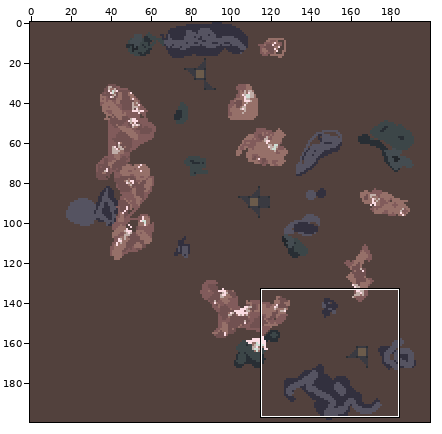
One commit to this sprite sheet: maps/sixth.png. Above, an overview of the earlier version with the close-up marked.
Close-up. Before the commit:
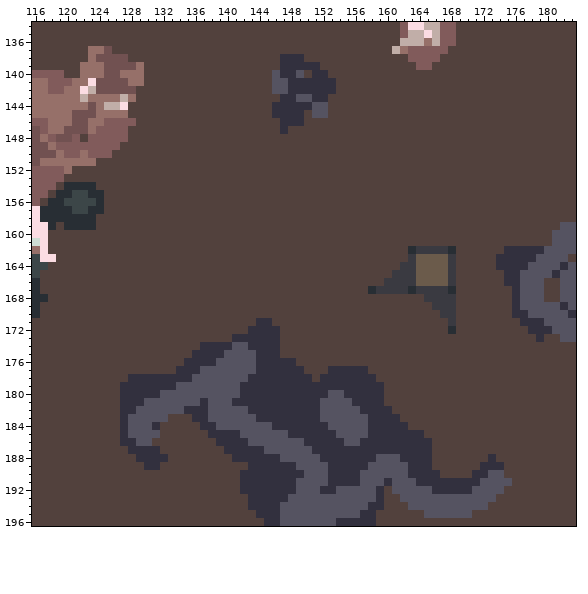
The file is 200x200 pixels. Colours within 5 levels of each other are drawn and written as one. Shown: x 116..183, y 134..196. The commit also changed other parts of the picture, which this record leaves out.
The same view after the edit:
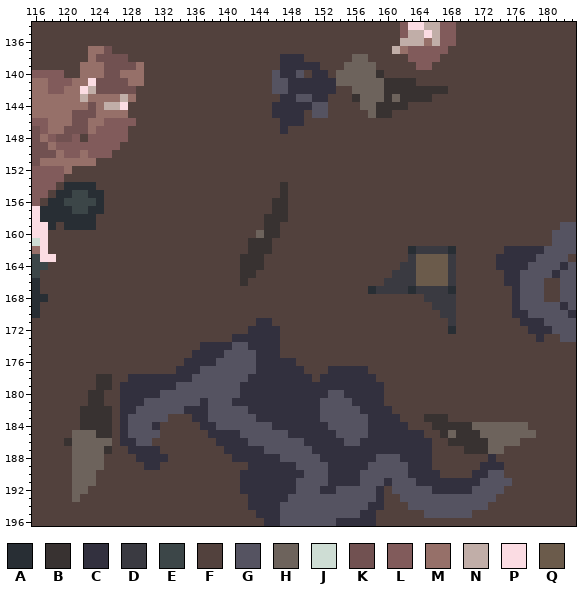
Palette (. is transparent): A #282e34  B #383231  C #32303e  D #3a3a41  E #3c4648  F #52413d  G #555361  H #6d635c  J #ceddd4  K #715151  L #815b5b  M #967069  N #c1aea8  P #fbdce3  Q #6b5b4b
What changed:
@@ x 152..169 @@
 137 FFFFFFFFFNMLLLLLFF
-138 FFFFFFFFFFFLLLLFFF
-139 FFFFFFFFFFFFLLFFFF
-140 CFFFFFFFFFFFFFFFFF
-141 CCFFFFFFFFFFFFFFFF
-142 CCFFFFFFFFFFFFFFFF
-143 CFFFFFFFFFFFFFFFFF
-144 GFFFFFFFFFFFFFFFFF
-145 GFFFFFFFFFFFFFFFFF
+138 FFFFHHFFFFFLLLLFFF
+139 FFFHHHHFFFFFLLFFFF
+140 CFHHHHHBFFFFFFFFFF
+141 CCHHHHHHBBBBFFFFFF
+142 CCFFHHHHBBBBBBBBFF
+143 CFFFBHHHBHBBBBFFFF
+144 GFFFFHHBBBBFFFFFFF
+145 GFFFFFHBBFFFFFFFFF
 146 FFFFFFFFFFFFFFFFFF
@@ x 140..149 @@
 153 FFFFFFFFFF
-154 FFFFFFFFFF
-155 FFFFFFFFFF
-156 FFFFFFFFFF
-157 FFFFFFFFFF
-158 FFFFFFFFFF
-159 FFFFFFFFFF
-160 FFFFFFFFFF
-161 FFFFFFFFFF
-162 FFFFFFFFFF
-163 FFFFFFFFFF
-164 FFFFFFFFFF
-165 FFFFFFFFFF
-166 FFFFFFFFFF
+154 FFFFFFFBFF
+155 FFFFFFFBFF
+156 FFFFFFBBFF
+157 FFFFFFBBFF
+158 FFFFFBBBFF
+159 FFFFFBBFFF
+160 FFFFHBBFFF
+161 FFFBBBFFFF
+162 FFFBBBFFFF
+163 FFBBBFFFFF
+164 FFBBBFFFFF
+165 FFBBFFFFFF
+166 FFBFFFFFFF
 167 FFFFFFFFFF
@@ x 116..183 @@
 177 FFFFFFFFFFFFFFFFFFCCCGGGGGGGCCCCCCFFFCCCCCFFFFFFFFFFFFFFFFFFFFFFFFFF
-178 FFFFFFFFFFFFCCCCCCCCGGGGGGGCCCCCCCCFCCCCCCCFFFFFFFFFFFFFFFFFFFFFFFFF
-179 FFFFFFFFFFFCCCCCCCGGGGGGGGCCCCCCCCCCCCCCCCCCFFFFFFFFFFFFFFFFFFFFFFFF
-180 FFFFFFFFFFFCCCCCGGGGGGGGGGCCCCCCCCCCCGGCCCCCFFFFFFFFFFFFFFFFFFFFFFFF
-181 FFFFFFFFFFFCCCGGGGGGGCGGGCCCCCCCCCCCGGGGCCCCFFFFFFFFFFFFFFFFFFFFFFFF
-182 FFFFFFFFFFFCCGGGGGGCCCGGGGGCCCCCCCCCGGGGGCCCCFFFFFFFFFFFFFFFFFFFFFFF
-183 FFFFFFFFFFFCGGGGGFFFCCGGGGGGCCCCCCCCGGGGGGCCCCFFFFFFFFFFFFFFFFFFFFFF
-184 FFFFFFFFFFFCGGGCFFFFFCCGGGGGGGCCCCCCCGGGGGCCCCCFFFFFFFFFFFFFFFFFFFFF
-185 FFFFFFFFFFFCGGGGFFFFFFCCCCGGGGGGCCCCCCGGGGCCCCCCCFFFFFFFFFFFFFFFFFFF
-186 FFFFFFFFFFFCCGGFFFFFFFFCCCCGGGGGGGCCCCCGGCCCCCCCCCFFFFFFFFFFFFFFFFFF
-187 FFFFFFFFFFFFCCCCFFFFFFFFCCCCCGGGGGGCCCCCCCCCCCCCCCFFFFFFFFFFFFFFFFFF
-188 FFFFFFFFFFFFFCCCCFFFFFFFFCCCCCCGGGGGCCCCCCCGGGCCCCFFFFFFFCFFFFFFFFFF
-189 FFFFFFFFFFFFFFCCFFFFFFFFFFFCCCCCCGGGGCCCCCGGGGGCCCFFFFFFCCCFFFFFFFFF
-190 FFFFFFFFFFFFFFFFFFFFFFFFFFCCCCCCCCGGGCCCCGGGGGGCCCCFFFFCCGGFFFFFFFFF
-191 FFFFFFFFFFFFFFFFFFFFFFFFFFCCCCCCCGGGGCCCCGGGCGGGCCCCCCCCGGGGFFFFFFFF
-192 FFFFFFFFFFFFFFFFFFFFFFFFFFCCCCCCCGGGCCGGGGGCFGGGGGCCCCCGGGGFFFFFFFFF
-193 FFFFFFFFFFFFFFFFFFFFFFFFFFFCCCCCGGGGGGGGGGGCFFGGGGGGGGGGGGFFFFFFFFFF
+178 FFFFFFFFBBFFCCCCCCCCGGGGGGGCCCCCCCCFCCCCCCCFFFFFFFFFFFFFFFFFFFFFFFFF
+179 FFFFFFFFBBFCCCCCCCGGGGGGGGCCCCCCCCCCCCCCCCCCFFFFFFFFFFFFFFFFFFFFFFFF
+180 FFFFFFFBBFFCCCCCGGGGGGGGGGCCCCCCCCCCCGGCCCCCFFFFFFFFFFFFFFFFFFFFFFFF
+181 FFFFFFFBBFFCCCGGGGGGGCGGGCCCCCCCCCCCGGGGCCCCFFFFFFFFFFFFFFFFFFFFFFFF
+182 FFFFFFBBBBFCCGGGGGGCCCGGGGGCCCCCCCCCGGGGGCCCCFFFFFFFFFFFFFFFFFFFFFFF
+183 FFFFFFBBBBFCGGGGGFFFCCGGGGGGCCCCCCCCGGGGGGCCCCFFFBBBFFFFFFFFFFFFFFFF
+184 FFFFFFBBBBFCGGGCFFFFFCCGGGGGGGCCCCCCCGGGGGCCCCCFFFBBBBBHHHHHHHFFFFFF
+185 FFFFFHHHBBFCGGGGFFFFFFCCCCGGGGGGCCCCCCGGGGCCCCCCCFFBHBBBHHHHHHHFFFFF
+186 FFFFBHHHHHFCCGGFFFFFFFFCCCCGGGGGGGCCCCCGGCCCCCCCCCFFBBBBBHHHHFFFFFFF
+187 FFFFFHHHHBFFCCCCFFFFFFFFCCCCCGGGGGGCCCCCCCCCCCCCCCFFFFBBBHHFFFFFFFFF
+188 FFFFFHHHHFFFFCCCCFFFFFFFFCCCCCCGGGGGCCCCCCCGGGCCCCFFFFFFFCFFFFFFFFFF
+189 FFFFFHHHHFFFFFCCFFFFFFFFFFFCCCCCCGGGGCCCCCGGGGGCCCFFFFFFCCCFFFFFFFFF
+190 FFFFFHHHFFFFFFFFFFFFFFFFFFCCCCCCCCGGGCCCCGGGGGGCCCCFFFFCCGGFFFFFFFFF
+191 FFFFFHHHFFFFFFFFFFFFFFFFFFCCCCCCCGGGGCCCCGGGCGGGCCCCCCCCGGGGFFFFFFFF
+192 FFFFFHHFFFFFFFFFFFFFFFFFFFCCCCCCCGGGCCGGGGGCFGGGGGCCCCCGGGGFFFFFFFFF
+193 FFFFFHFFFFFFFFFFFFFFFFFFFFFCCCCCGGGGGGGGGGGCFFGGGGGGGGGGGGFFFFFFFFFF
 194 FFFFFFFFFFFFFFFFFFFFFFFFFFFCCCCGGGGGGGGGGGCCFFFGGGGGGGGGGFFFFFFFFFFF
